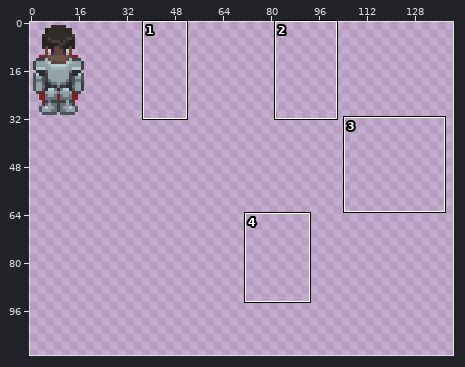
A pixel-art file gets an edit: assets/aseprite files/finalchar.aseprite. Above, an overview of the earlier version with the close-up marked.
Close-up. Before the edit:
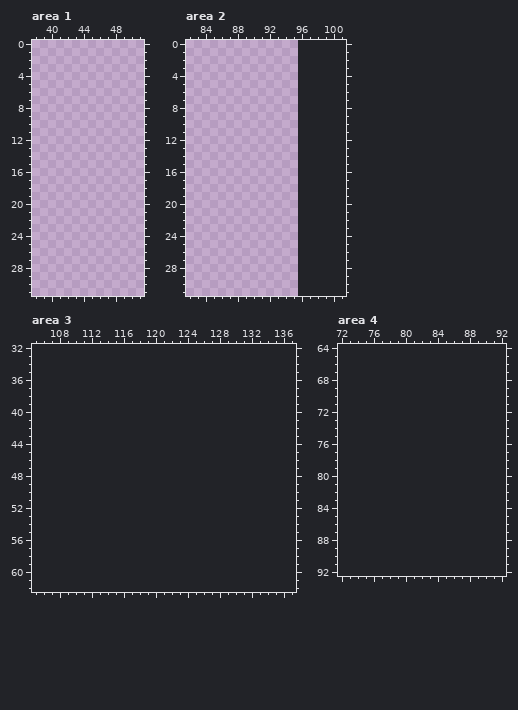
96x33 pixels, 1 frame. Shown: area 1: x 38..51, y 0..31; area 2: x 82..101, y 0..31; area 3: x 105..137, y 32..62; area 4: x 72..92, y 64..92. The old version is drawn lined up with the new one, on the new canvas. The wide view leaves out empty margins. The commit also changed other parts of the picture, which this record leaves out.
After:
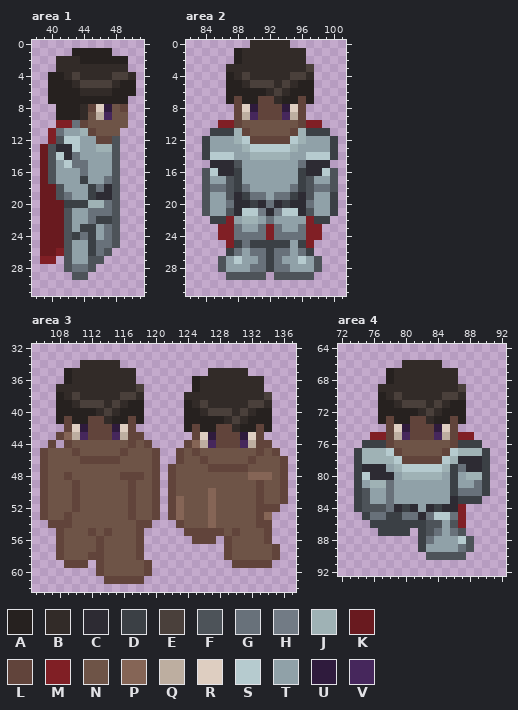
Palette (. is transparent): A #26211f  B #322b28  C #2d2b33  D #3b4045  E #4a403b  F #4d5359  G #68717a  H #727b85  J #9fb2b5  K #691a1f  L #61443b  M #801f25  N #6e5447  P #856556  Q #bdaea0  R #decec1  S #b6cbcf  T #90a1a8  U #2f1b3d  V #46275c
Changes in this commit:
canvas 96x33 -> 142x128
Changed rows in their new state; - is an unchanged pixel.
Area 1:
first column x 39:
 1 ----AAAAA---
 2 --BBBAAAAAA-
 3 --BBBBBBBBB-
 4 -AABEBBBBEEB
 5 -AAABEEEEBAA
 6 -AAAABBBBAAA
 7 -AAAAAAAAAA-
 8 --AAABLRUNL-
 9 --AAABNQVNN-
10 --MMGLNNNNN-
11 -MGTTJLNNN--
12 -MFSSTTLLF--
13 KFCCSTTJJF--
14 KFSCGTTTTF--
15 KFTSGGTTTF--
16 KFTTTGTTTF--
17 KFTTTDTTGF--
18 KKFTTTDGCF--
19 KKFGTTDCCF--
20 KKKDDDJJGF--
21 KKKFTTGGGF--
22 KKKFTTGDDF--
23 KKKFTDDTGF--
24 KKKFDGDTGF--
25 KKKFTTDGGF--
26 KKMFTTDGF---
27 MM-FTTFF----
28 ---FGGF-----
29 ----FF------
Area 2:
first column x 84:
 0 ------BBBBB------
 1 ----ABBBBBBBB----
 2 ----ABBBBBBBB----
 3 ---BBBBBBBBBBE---
 4 ---ABEBBBBBEEB---
 5 ---AABEEEBEBAA---
 6 ---AAAAABEBAAA---
 7 ---ALAALLBAALA---
 8 ----LRULLLURL----
 9 ----LQVLLLVQL----
10 --MMLNNNNNNNLMM--
11 -DDDJLNNNNNLJDDD-
12 DTTTJSLLLLLSJTTTD
13 DTTTTJSSSSSJTTTTD
14 DSSSTTJJJJJTTSSSD
15 -CCCFTTTTTTTGCCC-
16 FSCCDTTTTTTTDCCSF
17 FTTFDTTTTTTTDFTTF
18 FGGFDGTTTTTGDFGGF
19 FTTFCDGGTGGDCFTTD
20 FTTGCCDCGCDCCGTTD
21 FTTFCSSHCHSSCFTTD
22 -DDMTJJTGTTTTMDD-
23 --MMGTTGMGTTGMM--
24 --MMGGGGMGGGGMM--
25 ---MDGDDDDDTDM---
26 ---DGTGGDGGTGD---
27 --FTSTTGDGTTSTF--
28 --FTTTGGDGGTTTF--
29 ---FFFFF-FFFFF---
Area 3:
first column x 106:
34 -----BBBBB---------------------
35 ---ABBBBBBBB---------BBBBB-----
36 ---ABBBBBBBB-------ABBBBBBBB---
37 --BBBBBBBBBBE------ABBBBBBBB---
38 --ABEBBBBBEEB-----BBBBBBBBBBE--
39 --AABEEEBEBAA-----ABEBBBBBEEB--
40 --AAAAABEBAAA-----AABEEEBEBAA--
41 --ALAALLBAALA-----AAAAABEBAAA--
42 ---LRULLLURL------ALAALLBAALA--
43 --LPQVLLLVQLL------LRULLLURL---
44 -L-LNNNNNNNLNL----LPQVLLLVQLL--
45 LNNNLNNNNNLNNNL--LNLNNNNNNNLNL-
46 LNNNNLLLLLNNNNL--LNNLNNNNNLNNNL
47 LNNNNNNNNNNNNNL-LNNNNLLLLLNNNNL
48 LNNLNNNNNNLLLNL-LNNNNNNNNNPPPNL
49 LNNNLNNNNNNLNNL-LNNNNNNNNNNLNNL
50 LNNNLNNNNNNLNNL-LNNNNPNNNNNLNNL
51 LNNNLNNNNNNLNNL-LPNNNPNNNNNLNNL
52 LNNNLNNNNNNLNNL-LPNNNPNNNNNLLL-
53 LNNLNNNNNNNLNNL-LPNNNPNNNNNLP--
54 -LLLNNNNNNNNLL---LNNNPNNNNNLL--
55 --LNNNLNLNNNL-----LLLLLNLNNNL--
56 --LNNNNLNNNNL------LLL-LNNNNL--
57 --LNNNNLNNNNL----------LNNNNNL-
58 --LNNNLLNNNNL----------LNNNNNL-
59 ---LLL-LNNNNNL----------LLLLL--
60 -------LNNNNNL-----------------
61 --------LLLLL------------------
Area 4:
first column x 74:
66 ------BBBBB------
67 ----ABBBBBBBB----
68 ----ABBBBBBBB----
69 ---BBBBBBBBBBE---
70 ---ABEBBBBBEEB---
71 ---AABEEEBEBAA---
72 ---AAAAABEBAAA---
73 ---ALAALLBAALA---
74 ----LRULLLURL----
75 --MMLQVLLLVQLMM--
76 -DDDLNNNNNNNLDDD-
77 DJJJSLNNNNNLSJJJD
78 DJJJJSLLLLLSJCCCD
79 DCCCTJSSSSSJDGCCD
80 DSCCCTJJJJJTDTJJD
81 DTJJGTTTTTTTDTTGD
82 DFTTGTTTTTTTDGGGD
83 DFTTGTTTTTTTCDDD-
84 DFFFGCDCTCDCCM---
85 -DGGDDGGCGSSGM---
86 --DDDDDDDFFTFM---
87 ---DDDD-DFGTGF---
88 --------DGTTTSF--
89 --------DTTTTGF--
90 ---------FFFFF---
